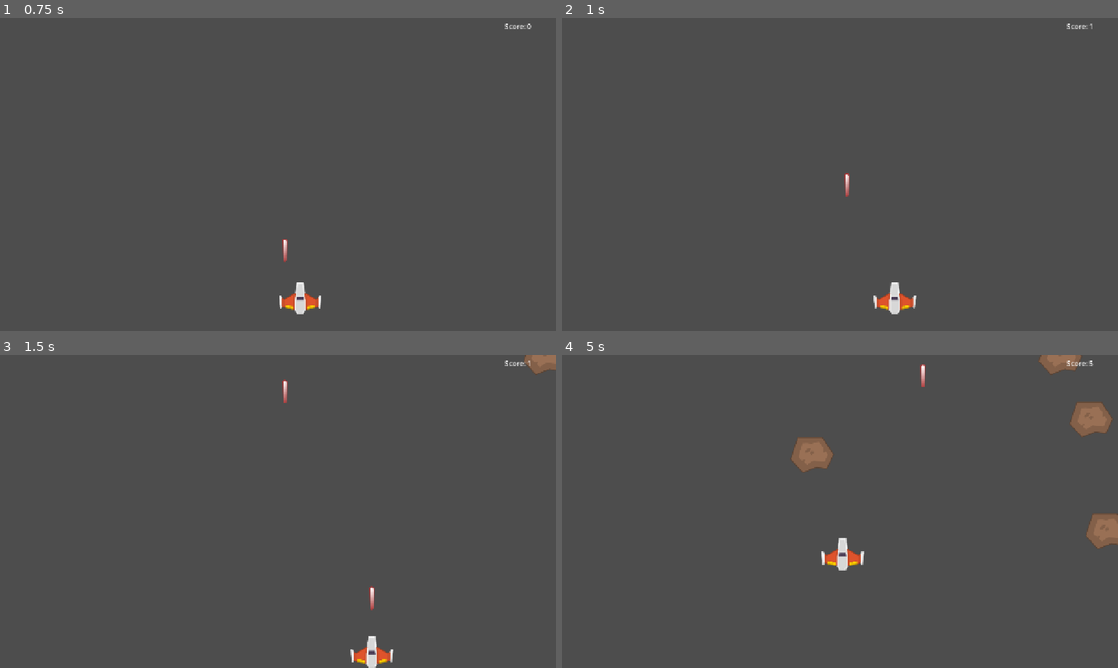
Above: before the commit, frames 1-4 (two rows, left to right).
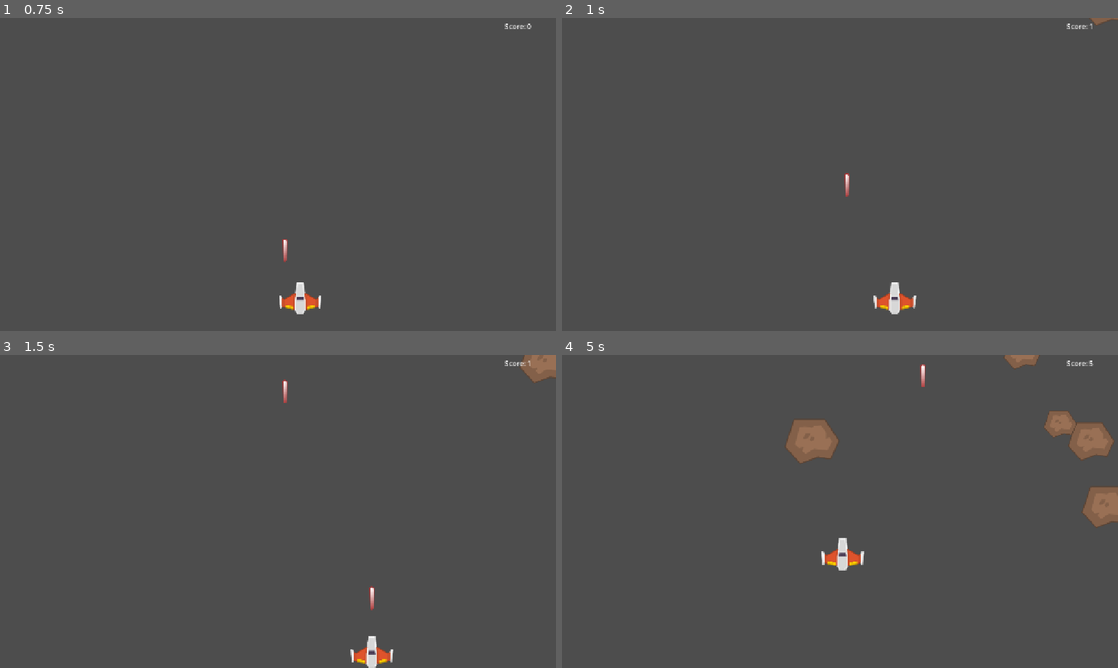
Above: after the commit, the same moments.

Repository: vaishalgandhi/asteroid-belt
Game: Godot game, scene res://scenes/Main.tscn
Two runs of this game, one before a commit and one after it. Both use one fixed random seed, a clock stepped at 60 frames per second and the inputs below.
Inputs:
- Up to frame 1 (0.75 s): tap Enter (restart) at 0.5 s; hold D (move_right) from 0.53 s (still down); tap Space (shoot) at 0.6 s
- Up to frame 2 (1 s): keep holding D (move_right)
- Up to frame 3 (1.5 s): release D (move_right) at 1.28 s; hold S (move_down) from 1.28 s (still down); tap Space (shoot) at 1.35 s
- Up to frame 4 (5 s): release S (move_down) at 2.03 s; hold D (move_right) 2.03-2.78 s; tap Space (shoot) every 0.75 s from 2.1 to 4.35 s; hold W (move_up) 2.78-3.53 s; hold A (move_left) from 3.53 s (still down)

Frame 1 is identical in both runs. In frame 2, less than 0.1% of the frame differs, in the area x 95-100%, y 0-3%; in frame 3, 0.2%; in frame 4, 3.5%, in the area x 40-100%, y 0-62%.

Commit message:
Implemented difficulty ramp and added steroid size variance

Diff:
--- a/scripts/main.gd
+++ b/scripts/main.gd
@@ -1,9 +1,13 @@
 extends Node2D
 
-@export var initial_spawn_interval: float = 1.2
+@export var initial_spawn_interval: float = 1.0
 @export var spawn_interval_floor: float = 0.3
-@export var asteroid_min_speed: float = 80.0
+@export var asteroid_min_speed: float = 50.0
 @export var asteroid_max_speed: float = 180.0
+@export var difficulty_ramp_rate: float = 50
+
+@export var asteroid_min_scale: float = 0.7
+@export var asteroid_max_scale: float = 1.4
 
 @export var asteroid_scene: PackedScene
 
@@ -36,6 +40,17 @@
 	# Start tracking survival time / score the moment a run begins.
 	GameState.start_run()
 
+func _process(delta: float) -> void:
+	if GameState.is_active:
+		_update_difficulty()
+
+func _update_difficulty() -> void:
+	# As survival_time climbs, reduce wait_time proportionally, but never
+	# below spawn_interval_floor.
+	var reduction := GameState.survival_time / difficulty_ramp_rate
+	var new_interval: float = max(initial_spawn_interval - reduction, spawn_interval_floor)
+	asteroid_spawn_timer.wait_time = new_interval
+
 func _on_asteroid_spawn_timer_timeout() -> void:
 	_spawn_asteroid()
 
@@ -50,8 +65,17 @@
 
 	asteroid.global_position = Vector2(spawn_x, spawn_y)
 
-	# Randomize this asteroid's speed within our min max range.
-	asteroid.speed = randf_range(asteroid_min_speed, asteroid_max_speed)
+	# Roll ONE random factor and derive both scale and speed from it,
+	# 0.0 = big & slow, 1.0 = small & fast
+	var size_factor := randf()
+
+	# Randomize this asteroid's speed and scale within min max range.
+	# lerp(from, to, weight) returns a value that's weight-percent of the way between from and to.
+	var asteroid_scale: float = lerp(asteroid_max_scale, asteroid_min_scale, size_factor)
+	var speed: float = lerp(asteroid_min_speed, asteroid_max_speed, size_factor)
+
+	asteroid.scale = Vector2(asteroid_scale, asteroid_scale)
+	asteroid.speed = speed
 
 	# This is the dynamic per-spawn signal connection
 	asteroid.asteroid_destroyed.connect(_on_asteroid_destroyed)
